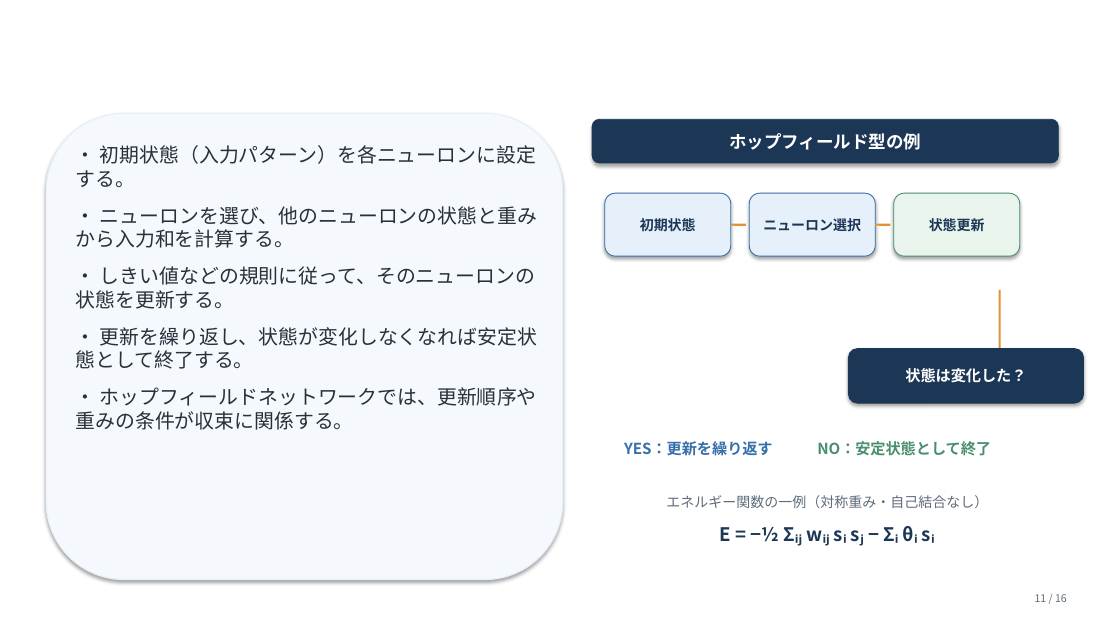
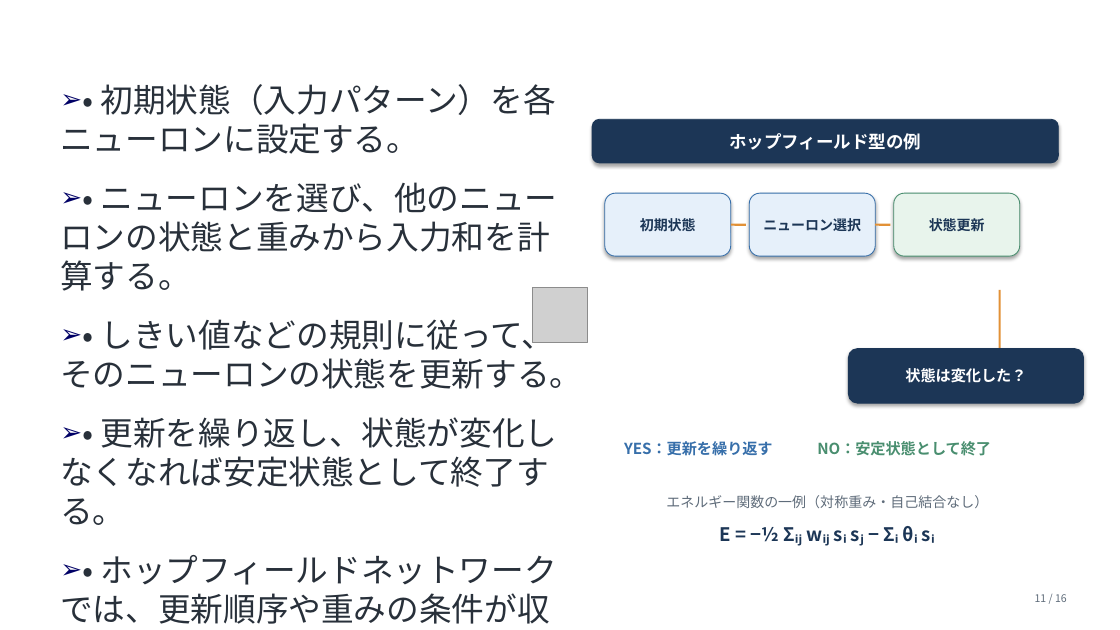
Before and after one commit to zassou-robo/Introduction_knowledge_science_6, a slide deck: slide 11 of 第6回_05知識科学概論.pptx. Drawn at 1120x630 pixels with LibreOffice and Linux fonts; fonts in the diff are those of the drawing; grey boxes stand for pictures; background and template pictures are left out. Boxes give left, top, right and bottom in pixels: in the first picture for what was removed or moved away, otherwise in the second. Text is boxed around its words. In the diff, an @@ line names an element or a change of style, - is before the commit and + after.

```diff
--- a/第6回_05知識科学概論.pptx
+++ b/第6回_05知識科学概論.pptx
@@ text "• 初期状態（入力パターン）を各ニューロンに設定する。": place and size @@
-text "• 初期状態（入力パターン）を各ニューロンに設定する。" at (76, 145, 537, 430)
+text "• 初期状態（入力パターン）を各ニューロンに設定する。" at (60, 84, 582, 624)
@@ text "• 初期状態（入力パターン）を各ニューロンに設定する。" at (60, 84, 582, 624): size 17 to 28 pt; bullet none to ➢; more space between paragraphs @@
@@ rounded rectangle removed at (46, 113, 563, 580) @@
@@ picture added at (533, 287, 588, 343) @@
```
Also in this commit, not shown: 15 other slides changed.
